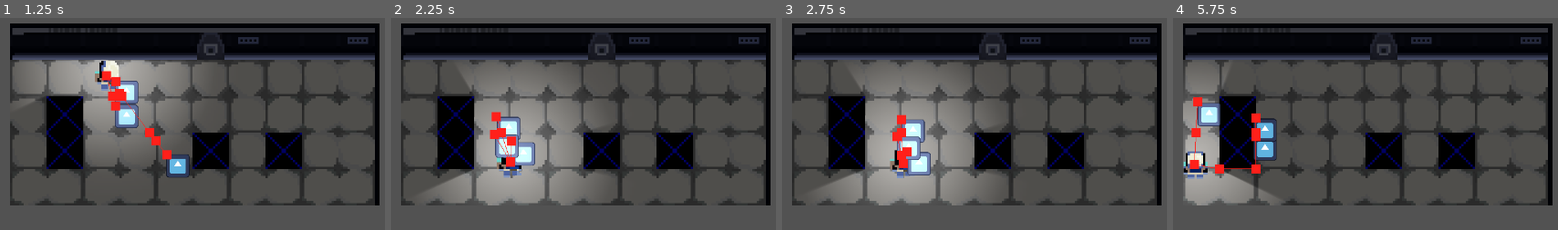
Above: before the commit, frames 1-4 (left to right).
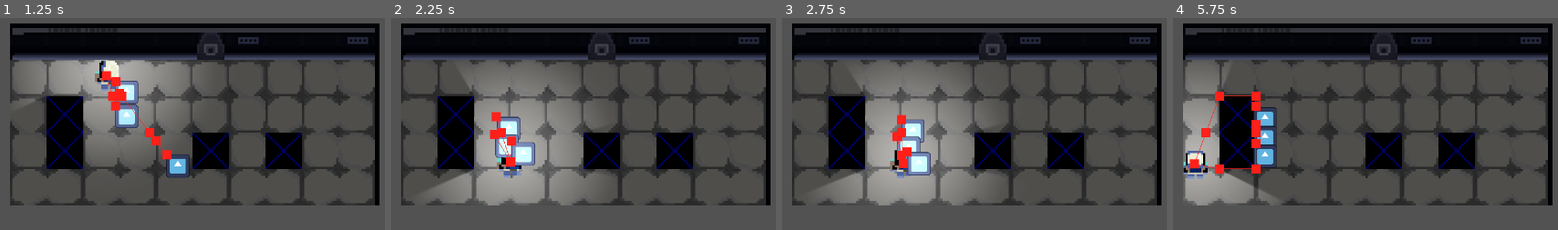
Above: after the commit, the same moments.

Repository: oburhanefe/Morse-Ship
Game: Godot game, scene res://Scenes/level_1.tscn
Two runs of this game, one before a commit and one after it. Both use one fixed random seed, a clock stepped at 60 frames per second and the inputs below. The engine's default icon, where the game draws it, is replaced by a stand-in: a white triangle on a blue panel in a dark square.
Inputs (mouse positions are in pixels of both pictures, inside the frame that each line leads up to):
- Up to frame 1 (1.25 s): tap Enter at 0.5 s; move the mouse to (354, 94) at 0.52 s; press the mouse at (354, 94) at 0.53 s; hold D (right) from 0.53 s (still down); right-click (354, 94) at 0.6 s
- Up to frame 2 (2.25 s): move the mouse to (437, 134) at 1.27 s; release D (right) at 1.28 s; release the mouse at (437, 134) at 1.28 s; hold S (down) 1.28-2.03 s; click (437, 134) at 1.35 s; right-click (437, 134) at 1.55 s; move the mouse to (656, 24) at 2.02 s; press the mouse at (656, 24) at 2.03 s; hold D (right) from 2.03 s (still down); right-click (656, 24) at 2.1 s
- Up to frame 3 (2.75 s): keep holding D (right)
- Up to frame 4 (5.75 s): tap Space at 2.75 s; move the mouse to (1330, 196) at 2.77 s; release D (right) at 2.78 s; release the mouse at (1330, 196) at 2.78 s; hold W (up) 2.78-3.53 s; click (1330, 196) at 2.85 s; right-click (1330, 196) at 3.05 s; move the mouse to (outside the picture) at 3.52 s; press the mouse at (outside the picture) at 3.53 s; hold A (left) 3.53-5.03 s; right-click (outside the picture) at 3.6 s; move the mouse to (outside the picture) at 4.27 s; release the mouse at (outside the picture) at 4.28 s; click (outside the picture) at 4.35 s; right-click (outside the picture) at 4.55 s; move the mouse to (1400, 113) at 5.02 s; press the mouse at (1400, 113) at 5.03 s; hold S (down) from 5.03 s (still down); right-click (1400, 113) at 5.1 s

Frame 1 is identical in both runs. In frame 2, 0.1% of the frame differs, in the area x 28-34%, y 58-67%; in frame 3, 0.2%; in frame 4, 2.6%, in the area x 2-28%, y 34-76%.

Commit message:
Accessing Bots then executing commands

Diff:
--- a/morse-ship/Resources/ResScripts/pass_code.gd
+++ b/morse-ship/Resources/ResScripts/pass_code.gd
@@ -4,9 +4,9 @@
 @export var length : int
 var code : String = ""
 
+
 func generate_code() -> String:
 	for count in range(length):
 		var rand = randf_range(0, 100)
 		code += "1" if rand <= 50 else "0"
-	print(code)
 	return code
--- a/morse-ship/Scenes/level_1.tscn
+++ b/morse-ship/Scenes/level_1.tscn
@@ -124,10 +124,10 @@
 [node name="move_signal_bot" parent="." unique_id=1158500834 instance=ExtResource("3_xfk5q")]
 position = Vector2(66, 12.999999)
 
+[node name="move_signal_bot3" parent="." unique_id=1155249216 instance=ExtResource("3_xfk5q")]
+position = Vector2(61, 33)
+pass_code = ExtResource("5_lsmp6")
+
 [node name="move_signal_bot2" parent="." unique_id=1237662657 instance=ExtResource("3_xfk5q")]
 position = Vector2(85, 52)
 pass_code = ExtResource("4_7p6j4")
-
-[node name="move_signal_bot3" parent="." unique_id=1155249216 instance=ExtResource("3_xfk5q")]
-position = Vector2(61, 33)
-pass_code = ExtResource("5_lsmp6")
--- a/morse-ship/Scenes/player.tscn
+++ b/morse-ship/Scenes/player.tscn
@@ -4,7 +4,7 @@
 [ext_resource type="Script" uid="uid://b6jlt83s4rq5w" path="res://Scripts/camera_2d.gd" id="2_fkybt"]
 [ext_resource type="Script" uid="uid://d2wekah50lvd4" path="res://Scripts/input.gd" id="2_vgqql"]
 [ext_resource type="Script" uid="uid://dalxrh464o2vh" path="res://Scripts/movement.gd" id="3_fkybt"]
-[ext_resource type="Texture2D" uid="uid://cwvqbr6noy5ti" path="res://Assets/sprites/karakter aydılı 1.png" id="4_vgqql"]
+[ext_resource type="Texture2D" uid="uid://cwvqbr6noy5ti" path="res://assets/sprites/karakter aydılı 1.png" id="4_vgqql"]
 [ext_resource type="Script" uid="uid://bnqw2du0reg0" path="res://Scripts/animation_component.gd" id="5_x3wgy"]
 [ext_resource type="Script" uid="uid://414iwvrvr8n0" path="res://Scripts/morse_decipher.gd" id="6_3smsa"]
 
--- a/morse-ship/Scripts/input.gd
+++ b/morse-ship/Scripts/input.gd
@@ -15,7 +15,8 @@
 var click_on_cd = false
 var is_clicking = false
 var not_clicked_time = 5.0
-
+var code : String = ""
+var code_length : int = 3
 func update(delta) -> void:
 	move_dir = Input.get_vector("left","right","up","down")
 
@@ -64,16 +65,23 @@
 func return_click() -> bool:
 	return is_long
 
-func update_command(plr : player, cmd : String) -> void:
+func update_command(cmd : String) -> void:
 	if Input.is_action_just_released("click"):
-		plr.decipher.command.append("1" if plr.inp.is_long else "0")
-		print(plr.decipher.command.back())
-		print(plr.decipher.command)
-		cmd = plr.decipher.build_command()
-		if cmd in plr.decipher.valid_commands:
-			print(plr.decipher.valid_commands[cmd])
-			plr.decipher.command.clear()
+		morse.command.append("1" if is_long else "0")
+		print(morse.command)
+		cmd = morse.build_command()
+		if cmd in morse.valid_commands:
+			print(morse.valid_commands[cmd])
+			morse.command.clear()
 	if Input.is_action_just_pressed("Delete"):
-		if not plr.decipher.command.is_empty():
-			plr.decipher.command.pop_back()
+		if not morse.command.is_empty():
+			morse.command.pop_back()
 			print("deleted")
+
+func update_code() -> String:
+	if Input.is_action_just_released("click"):
+		if len(code) >= code_length:
+			code = code.substr(1)
+		code += "1" if is_long else "0"
+		print(code)
+	return code
--- a/morse-ship/Scripts/morse_decipher.gd
+++ b/morse-ship/Scripts/morse_decipher.gd
@@ -2,6 +2,7 @@
 extends Node
 
 var command : Array[String] = []
+var bot_access_code : Array[String] = []
 var valid_commands = {
 		"1010" : "stun",
 }
@@ -15,3 +16,9 @@
 	if len(command) >=4:
 		command.pop_front()
 	return cmd
+
+
+func check_code(given_code : String, correct_code: String) -> bool:
+	if given_code == correct_code:
+		return true
+	return false
--- a/morse-ship/Scripts/move_sensor.gd
+++ b/morse-ship/Scripts/move_sensor.gd
@@ -1,3 +1,4 @@
+class_name Bot
 extends CharacterBody2D
 
 
@@ -10,7 +11,7 @@
 
 func _ready() -> void:
 	nav.nav_agent.velocity_computed.connect(_on_velocity_computed)
-	code = pass_code.generate_code()
+	code = pass_code.code
 
 func _physics_process(_delta: float) -> void:
 	nav.make_path()
--- a/morse-ship/Scripts/player.gd
+++ b/morse-ship/Scripts/player.gd
@@ -13,16 +13,29 @@
 @export var bottom_limit : float
 
 var cmd : String = ""
+var bots : Array[Bot]
+var bots_code : Array[String] = []
+var current_accessed_bot : Bot
 
-
-
-
+func _ready() -> void:
+	bots.assign(get_tree().get_nodes_in_group("Bot"))
+	for i in bots:
+		var new_code = i.pass_code.generate_code()
+		bots_code.append(new_code)
+	print(bots_code)
 
 func _process(delta: float) -> void:
 	position.x = clamp(position.x, left_limit, right_limit)
 	position.y = clamp(position.y, up_limit, bottom_limit)
 	inp.update(delta)
-	inp.update_command(self, cmd)
+	if current_accessed_bot == null:
+		var curr_code = inp.update_code()
+		if curr_code in bots_code and curr_code != "":
+			var bot_index = bots_code.find(curr_code)
+			current_accessed_bot = bots[bot_index]
+
+	else:
+		inp.update_command(cmd)
 
 	anim.update_anim(sprite, inp.move_dir)
 	move.dir = inp.move_dir
